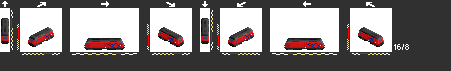
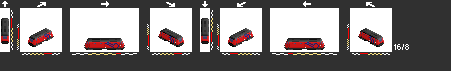
Before/after of a 451×71 layered artwork. What changed in the layer stack:
painted on "Layer 0" over box(41, 27, 374, 44)
